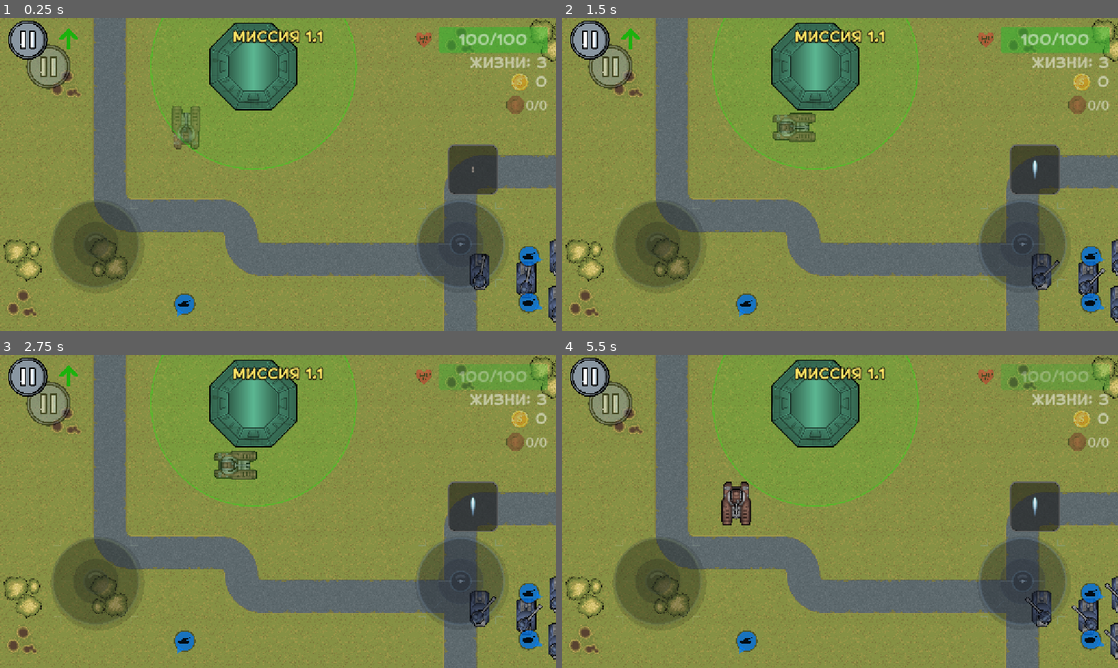
Above: before the commit, frames 1-4 (two rows, left to right).
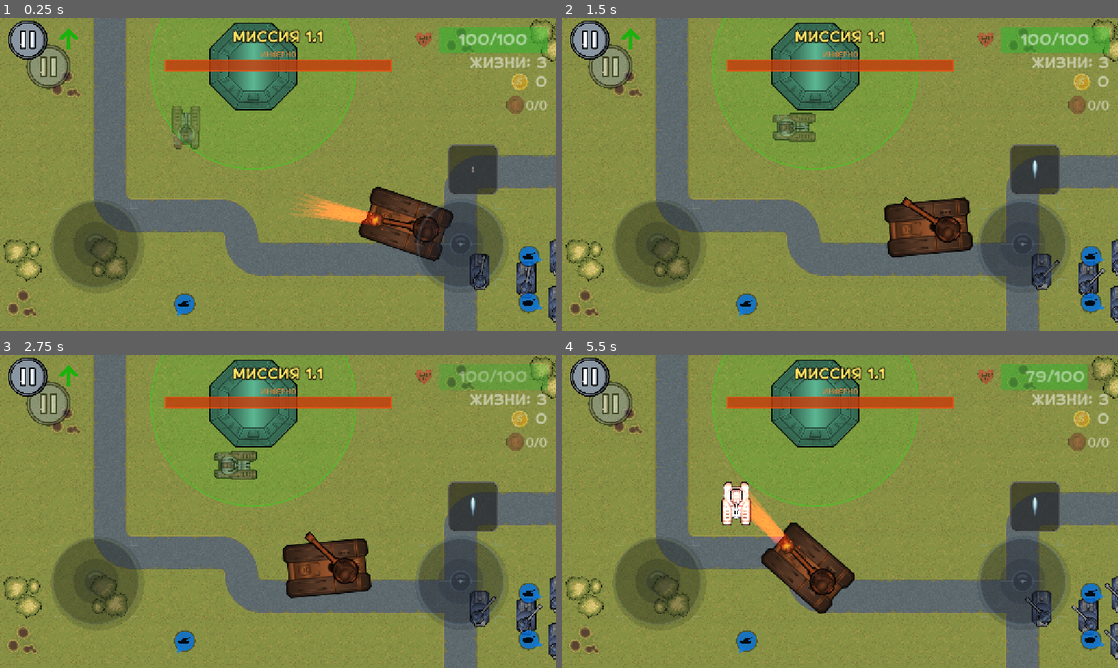
Above: after the commit, the same moments.

Repository: top-it-090304/Selyavi
Game: Godot game, scene res://scenes/Levels/Sandbox.tscn
Same seed, same stepped clock (60 frames per second), same inputs: the game is played once before the commit and once after it. This scene is started directly instead of the project's main scene. Sound files missing from this copy of the repository are replaced by a short silence.
Inputs (mouse positions are in pixels of both pictures, inside the frame that each line leads up to):
- Up to frame 1 (0.25 s): no input
- Up to frame 2 (1.5 s): move the mouse to (962, 158) at 0.52 s; hold D (move_right) 0.53-1.25 s; click (962, 158) at 0.67 s; drag from (728, 190) to (817, 64) at 1.27 s
- Up to frame 3 (2.75 s): move the mouse to (333, 442) at 2.02 s; hold D (move_right) from 2.03 s (still down)
- Up to frame 4 (5.5 s): release D (move_right) at 2.75 s; drag from (812, 574) to (1090, 614) at 2.77 s; move the mouse to (1006, 558) at 3.52 s; hold A (move_left) 3.53-4.25 s; drag from (673, 464) to (1040, 608) at 4.27 s; move the mouse to (867, 511) at 5.02 s; hold S (move_down) from 5.03 s (still down); click (867, 511) at 5.17 s

The runs differ from the first frame. In frame 1, 4.8% of the frame differs, in the area x 29-82%, y 10-78%; in frame 2, 4.2%; in frame 3, 4.2%; in frame 4, 5.8%, in the area x 28-99%, y 2-83%.

Commit message:
added 3 boss inferno

Diff:
--- a/scenes/Levels/Sandbox.tscn
+++ b/scenes/Levels/Sandbox.tscn
@@ -13,6 +13,7 @@
 [ext_resource type="PackedScene" uid="uid://dfpgy8w1vxtx0" path="res://scenes/Tank/Enemy.tscn" id="14_35h5d"]
 [ext_resource type="PackedScene" uid="uid://bjw4bj0fr4c7q" path="res://scenes/Base.tscn" id="15"]
 [ext_resource type="PackedScene" uid="uid://336qfi6ddylt" path="res://scenes/Tank/HUD.tscn" id="21"]
+[ext_resource type="PackedScene" path="res://scenes/Tank/Boss3.tscn" id="22_boss3"]
 
 [sub_resource type="TileSetAtlasSource" id="TileSetAtlasSource_2i15a"]
 texture = ExtResource("2_mssve")
@@ -197,4 +198,7 @@
 position = Vector2(1401, 738)
 enemy_data = ExtResource("13_tgqjj")
 
+[node name="Boss3" parent="." instance=ExtResource("22_boss3")]
+position = Vector2(1200, 600)
+
 [connection signal="pressed" from="PlayerTank/PauseButton/PauseButton" to="." method="_on_TouchScreenButton_pressed"]
--- /dev/null
+++ b/scenes/Tank/Boss3.tscn
@@ -0,0 +1,96 @@
+[gd_scene load_steps=15 format=3]
+
+[ext_resource type="Script" uid="uid://p3nnryebh40f" path="res://scripts/Tank/Boss3.gd" id="1"]
+[ext_resource type="Texture2D" uid="uid://qqtirie38qc3" path="res://assets/future_tanks/PNG/Weapon_Color_D/Gun_02.png" id="2"]
+[ext_resource type="Texture2D" uid="uid://btonbgvhua26t" path="res://assets/future_tanks/PNG/Hulls_Color_D/Hull_08.png" id="3"]
+[ext_resource type="Texture2D" uid="uid://ckbpx037n4exd" path="res://assets/future_tanks/PNG/Effects/Explosion_C.png" id="4"]
+[ext_resource type="Texture2D" uid="uid://cxcea5x72q078" path="res://assets/future_tanks/PNG/Effects/Explosion_B.png" id="5"]
+[ext_resource type="Texture2D" uid="uid://bajuary7lod6k" path="res://assets/future_tanks/PNG/Effects/Explosion_H.png" id="6"]
+[ext_resource type="Texture2D" uid="uid://bybep7qcjpc0d" path="res://assets/future_tanks/PNG/Effects/Explosion_G.png" id="7"]
+[ext_resource type="Texture2D" uid="uid://crvkhkltili1j" path="res://assets/future_tanks/PNG/Effects/Explosion_D.png" id="8"]
+[ext_resource type="Texture2D" uid="uid://cylnqnkimkyi8" path="res://assets/future_tanks/PNG/Effects/Explosion_E.png" id="9"]
+[ext_resource type="Texture2D" uid="uid://baagelqvgpq0e" path="res://assets/future_tanks/PNG/Effects/Explosion_F.png" id="10"]
+[ext_resource type="AudioStream" uid="uid://dwnx2lsl0j4q8" path="res://assets/sounds/tracks_rattle_slow_01.mp3" id="11"]
+
+[sub_resource type="CircleShape2D" id="1"]
+radius = 800.0
+
+[sub_resource type="CapsuleShape2D" id="2"]
+radius = 50.0
+height = 130.0
+
+[sub_resource type="SpriteFrames" id="3"]
+animations = [{
+"frames": [{
+"duration": 1.0,
+"texture": null
+}, {
+"duration": 1.0,
+"texture": ExtResource("5")
+}, {
+"duration": 1.0,
+"texture": ExtResource("4")
+}, {
+"duration": 1.0,
+"texture": ExtResource("8")
+}, {
+"duration": 1.0,
+"texture": ExtResource("9")
+}, {
+"duration": 1.0,
+"texture": ExtResource("10")
+}, {
+"duration": 1.0,
+"texture": ExtResource("7")
+}, {
+"duration": 1.0,
+"texture": ExtResource("6")
+}, {
+"duration": 1.0,
+"texture": null
+}],
+"loop": false,
+"name": &"Fire",
+"speed": 25.0
+}]
+
+[node name="Boss3" type="CharacterBody2D"]
+floor_max_angle = 0.0
+script = ExtResource("1")
+_type_enemy = 5
+
+[node name="DetectionArea" type="Area2D" parent="."]
+
+[node name="CollisionShape2D" type="CollisionShape2D" parent="DetectionArea"]
+shape = SubResource("1")
+
+[node name="CollisionShape2D" type="CollisionShape2D" parent="."]
+shape = SubResource("2")
+
+[node name="BodyTank" type="Sprite2D" parent="."]
+scale = Vector2(0.5, 0.5)
+texture = ExtResource("3")
+
+[node name="Gun" type="Sprite2D" parent="BodyTank"]
+position = Vector2(0, 40)
+texture = ExtResource("2")
+offset = Vector2(0, -40)
+
+[node name="BulletPosition" type="Marker2D" parent="BodyTank/Gun"]
+position = Vector2(0, -130)
+
+[node name="NavigationAgent2D" type="NavigationAgent2D" parent="."]
+target_desired_distance = 22.23
+path_max_distance = 13.0
+
+[node name="RayCast2D" type="RayCast2D" parent="."]
+target_position = Vector2(0, 200)
+
+[node name="ShotAnimation" type="AnimatedSprite2D" parent="."]
+scale = Vector2(0.3, 0.3)
+sprite_frames = SubResource("3")
+animation = &"Fire"
+
+[node name="MovingSound" type="AudioStreamPlayer" parent="."]
+stream = ExtResource("11")
+volume_db = -20.0
--- a/scripts/AudioManager.gd
+++ b/scripts/AudioManager.gd
@@ -91,3 +91,14 @@
 
 	sfx_player.play()
 	sfx_player.finished.connect(sfx_player.queue_free)
+
+
+func play_flamethrower_sound(_pos: Vector2 = Vector2.ZERO):
+	var sfx_player := AudioStreamPlayer.new()
+	add_child(sfx_player)
+	sfx_player.bus = "SFX"
+	sfx_player.stream = sfx_light
+	sfx_player.volume_db = -10.0
+	sfx_player.pitch_scale = 0.32
+	sfx_player.play()
+	sfx_player.finished.connect(sfx_player.queue_free)
--- /dev/null
+++ b/scripts/Tank/Boss3.gd
@@ -0,0 +1,408 @@
+extends Enemy
+
+const PHASE2_HP_RATIO: float = 0.5
+
+var _phase2: bool = false
+
+var _flame_burst_left: float = 0.0
+var _flame_tick_accum: float = 0.0
+
+var _hp_bar: ProgressBar
+var _hp_bar_label: Label
+var _flame_particles: CPUParticles2D
+var _flame_beams: Array[Line2D] = []
+const MAX_FLAME_BEAM_LINES: int = 7
+
+var _flame_range: float = 260.0
+var _flame_spread_deg: float = 16.0
+var _flame_ray_count: int = 5
+var _body_idle_modulate: Color = Color(1.0, 0.55, 0.28, 1.0)
+
+var _phase2_pulse_tween: Tween
+var _gun_home_local: Vector2 = Vector2.ZERO
+
+
+func _ready():
+	_type_enemy = TypeEnemy.BOSS
+	super._ready()
+
+	_patrol_speed = int(_patrol_speed * 1.35 + 25)
+	_chase_speed = int(_chase_speed * 1.45 + 35)
+	_notice_range = 920.0
+	_attack_range = 320.0
+	_fire_rate = 1.22
+
+	if _body:
+		_body.texture = load("res://assets/future_tanks/PNG/Hulls_Color_D/Hull_06.png")
+		_body.self_modulate = _body_idle_modulate
+	if _gun:
+		_gun.texture = load("res://assets/future_tanks/PNG/Weapon_Color_D/Gun_05.png")
+		_gun.self_modulate = Color(1.0, 0.45, 0.2, 1.0)
+		_gun_home_local = _gun.position
+
+	_setup_flame_particles()
+	_setup_flame_beams()
+	_setup_flame_muzzle_animation()
+	_setup_hp_bar()
+	_flame_fx_idle()
+
+
+func _burst_duration() -> float:
+	return 0.85 if not _phase2 else 1.15
+
+
+func _flame_tick_period() -> float:
+	return 0.09 if not _phase2 else 0.065
+
+
+func _flame_damage_tick() -> int:
+	var mult: float = 0.22 if not _phase2 else 0.32
+	return maxi(1, int(round(_damage * mult)))
+
+
+func _setup_flame_particles():
+	_flame_particles = CPUParticles2D.new()
+	_flame_particles.emitting = false
+	_flame_particles.amount = 140
+	_flame_particles.lifetime = 0.95
+	_flame_particles.explosiveness = 0.06
+	_flame_particles.randomness = 0.5
+	_flame_particles.local_coords = true
+	_flame_particles.emission_shape = CPUParticles2D.EMISSION_SHAPE_SPHERE
+	_flame_particles.emission_sphere_radius = 18.0
+	_flame_particles.direction = Vector2(0, -1)
+	_flame_particles.spread = 42.0
+	_flame_particles.initial_velocity_min = 220.0
+	_flame_particles.initial_velocity_max = 420.0
+	_flame_particles.gravity = Vector2(0, -8)
+	_flame_particles.scale_amount_min = 0.4
+	_flame_particles.scale_amount_max = 1.15
+	_flame_particles.color = Color(1.0, 0.48, 0.08, 0.92)
+	if _bullet_position:
+		_bullet_position.add_child(_flame_particles)
+		_flame_particles.position = Vector2.ZERO
+
+
+func _setup_flame_beams():
+	if _bullet_position == null:
+		return
+	for i in MAX_FLAME_BEAM_LINES:
+		var ln := Line2D.new()
+		ln.visible = false
+		ln.z_index = 2
+		ln.default_color = Color(1, 1, 1, 1)
+		var wc := Curve.new()
+		wc.add_point(Vector2(0.0, 1.0))
+		wc.add_point(Vector2(1.0, 0.06))
+		ln.width_curve = wc
+		ln.width = 40.0
+		var grad := Gradient.new()
+		grad.add_point(0.0, Color(1.0, 0.92, 0.42, 0.92))
+		grad.add_point(0.35, Color(1.0, 0.55, 0.08, 0.75))
+		grad.add_point(1.0, Color(1.0, 0.12, 0.0, 0.0))
+		ln.gradient = grad
+		var mat := CanvasItemMaterial.new()
+		mat.blend_mode = CanvasItemMaterial.BLEND_MODE_ADD
+		ln.material = mat
+		_bullet_position.add_child(ln)
+		_flame_beams.append(ln)
+
+
+func _update_flame_beam_lines():
+	if _bullet_position == null or _flame_beams.is_empty():
+		return
+	if _flame_burst_left <= 0.0:
+		for ln in _flame_beams:
+			ln.visible = false
+		return
+	var n: int = mini(_flame_beams.size(), _flame_ray_count)
+	var spread: float = deg_to_rad(_flame_spread_deg)
+	for i in range(_flame_beams.size()):
+		var ln: Line2D = _flame_beams[i]
+		if i >= n:
+			ln.visible = false
+			continue
+		ln.visible = true
+		var off := 0.0
+		if n > 1:
+			off = lerpf(-spread * 0.5, spread * 0.5, float(i) / float(n - 1))
+		var tip := Vector2(0, -_flame_range).rotated(off)
+		ln.clear_points()
+		ln.add_point(Vector2.ZERO)
+		ln.add_point(tip)
+		var center := float(n - 1) * 0.5
+		ln.width = clampf(46.0 - abs(float(i) - center) * 7.0, 16.0, 50.0)
+
+
+func _setup_flame_muzzle_animation():
+	if _shot_flash == null:
+		return
+	var sf = _shot_flash.sprite_frames
+	if sf == null:
+		return
+	if sf.has_animation("Flame"):
+		return
+	sf.add_animation("Flame")
+	var paths = [
+		"res://assets/future_tanks/PNG/Effects/Explosion_B.png",
+		"res://assets/future_tanks/PNG/Effects/Explosion_C.png",
+		"res://assets/future_tanks/PNG/Effects/Explosion_D.png",
+		"res://assets/future_tanks/PNG/Effects/Explosion_E.png",
+	]
+	for p in paths:
+		var tex = load(p) as Texture2D
+		if tex:
+			sf.add_frame("Flame", tex, 0.07)
+	sf.set_animation_loop("Flame", true)
+	sf.set_animation_speed("Flame", 16.0)
+
+
+func _flame_fx_idle():
+	for ln in _flame_beams:
+		ln.visible = false
+	if _flame_particles:
+		_flame_particles.emitting = false
+	if _shot_flash:
+		_shot_flash.stop()
+		_shot_flash.visible = false
+
+
+func _flame_fx_attacking():
+	_update_flame_beam_lines()
+	if _flame_particles:
+		_flame_particles.emitting = true
+	if _shot_flash:
+		_shot_flash.visible = true
+		if _shot_flash.sprite_frames and _shot_flash.sprite_frames.has_animation("Flame"):
+			_shot_flash.play("Flame")
+		elif _shot_flash.sprite_frames:
+			_shot_flash.play("Fire")
+
+
+func _setup_hp_bar():
+	var canvas := CanvasLayer.new()
+	add_child(canvas)
+
+	_hp_bar = ProgressBar.new()
+	_hp_bar.max_value = _max_hp
+	_hp_bar.value = _hp
+	_hp_bar.show_percentage = false
+	_hp_bar.custom_minimum_size = Vector2(520, 26)
+	_hp_bar.anchor_left = 0.5
+	_hp_bar.anchor_right = 0.5
+	_hp_bar.anchor_top = 1.0
+	_hp_bar.anchor_bottom = 0.1
+	_hp_bar.offset_left = -260.0
+	_hp_bar.offset_right = 260.0
+	_hp_bar.offset_top = 22.0
+	_hp_bar.offset_bottom = 50.0
+
+	var bg := StyleBoxFlat.new()
+	bg.bg_color = Color(0.07, 0.04, 0.02, 0.45)
+	bg.set_border_width_all(2)
+	bg.border_color = Color(0.9, 0.35, 0.08, 0.55)
+	_hp_bar.add_theme_stylebox_override("background", bg)
+	_set_bar_fill_color(Color(0.95, 0.28, 0.05, 0.65))
+	canvas.add_child(_hp_bar)
+
+	_hp_bar_label = Label.new()
+	_hp_bar_label.text = "\u0418\u041d\u0424\u0415\u0420\u041d\u041e"
+	_hp_bar_label.horizontal_alignment = HORIZONTAL_ALIGNMENT_CENTER
+	_hp_bar_label.add_theme_color_override("font_color", Color(1.0, 0.55, 0.2, 0.85))
+	_hp_bar_label.custom_minimum_size = Vector2(520, 20)
+	_hp_bar_label.anchor_left = 0.5
+	_hp_bar_label.anchor_right = 0.5
+	_hp_bar_label.anchor_top = 1.0
+	_hp_bar_label.anchor_bottom = 0.1
+	_hp_bar_label.offset_left = -260.0
+	_hp_bar_label.offset_right = 260.0
+	_hp_bar_label.offset_top = 0.0
+	_hp_bar_label.offset_bottom = 22.0
+	canvas.add_child(_hp_bar_label)
+
+
+func _set_bar_fill_color(color: Color):
+	var fill := StyleBoxFlat.new()
+	fill.bg_color = color
+	if _hp_bar:
+		_hp_bar.add_theme_stylebox_override("fill", fill)
+
+
+func take_damage(damage: int):
+	if _is_invulnerable:
+		return
+	super.take_damage(damage)
+	if _hp_bar:
+		_hp_bar.value = _hp
+	if not _phase2 and float(_hp) / float(_max_hp) <= PHASE2_HP_RATIO:
+		_enter_phase2()
+
+
+func _play_body_hit_flash():
+	if _body == null:
+		return
+	if _hit_flash_tween != null and _hit_flash_tween.is_running():
+		_hit_flash_tween.kill()
+	var base_col := _body_idle_modulate
+	_hit_flash_tween = create_tween()
+	_hit_flash_tween.tween_property(_body, "self_modulate", Color(4.2, 3.8, 2.5, 1.0), 0.05)
+	_hit_flash_tween.tween_property(_body, "self_modulate", base_col, 0.08)
+
+
+func _enter_phase2():
+	if _phase2:
+		return
+	_phase2 = true
+	_is_invulnerable = true
+
+	if _hp_bar_label:
+		_hp_bar_label.text = "\u0418\u041d\u0424\u0415\u0420\u041d\u041e \u2014 \u0424\u0410\u0417\u0410 2"
+		_hp_bar_label.add_theme_color_override("font_color", Color(1.0, 0.72, 0.18, 0.95))
+	_set_bar_fill_color(Color(1.0, 0.38, 0.06, 0.78))
+
+	if _body:
+		var tw := create_tween()
+		tw.tween_property(_body, "self_modulate", Color(1.5, 0.32, 0.08, 1.0), 0.45)
+
+	await get_tree().create_timer(0.85).timeout
+	if not is_instance_valid(self) or is_queued_for_deletion():
+		return
+
+	_apply_phase2_stats()
+	_is_invulnerable = false
+	_start_phase2_pulse()
+
+
+func _apply_phase2_stats():
+	_fire_rate *= 0.68
+	_flame_range = 320.0
+	_flame_spread_deg = 24.0
+	_flame_ray_count = 7
+	_damage = int(round(_damage * 1.2))
+	_patrol_speed = int(_patrol_speed * 1.12)
+	_chase_speed = int(_chase_speed * 1.12)
+	_attack_range = 365.0
+	_body_idle_modulate = Color(1.0, 0.35, 0.12, 1.0)
+	if _body:
+		_body.self_modulate = _body_idle_modulate
+
+
+func _start_phase2_pulse():
+	if _body == null:
+		return
+	if _phase2_pulse_tween != null and _phase2_pulse_tween.is_running():
+		_phase2_pulse_tween.kill()
+	_phase2_pulse_tween = create_tween().set_loops()
+	_phase2_pulse_tween.tween_property(_body, "self_modulate", Color(1.55, 0.22, 0.06, 1.0), 0.26)
+	_phase2_pulse_tween.tween_property(_body, "self_modulate", _body_idle_modulate, 0.26)
+
+
+func _move_enemy(delta: float):
+	_speed_limit_mult = 1.0
+	var current_speed = _chase_speed if (_current_state == State.CHASE or _type_enemy == TypeEnemy.SCOUT) else _patrol_speed
+	if _nav2d == null or _type_enemy == TypeEnemy.STATIONARY or _type_enemy == TypeEnemy.ARTILLERY or current_speed <= 0:
+		velocity = velocity.move_toward(Vector2.ZERO, delta * 600.0)
+		return
+	var target = _get_current_target()
+	var nav_dir = Vector2.ZERO
+	if not _nav2d.is_navigation_finished():
+		nav_dir = (_nav2d.get_next_path_position() - global_position).normalized()
+	if nav_dir.length_squared() < 0.0001 and is_instance_valid(target) and target is Node2D:
+		var to_tgt = (target as Node2D).global_position - global_position
+		if to_tgt.length_squared() > 25.0:
+			nav_dir = to_tgt.normalized()
+	if (Engine.get_physics_frames() + _logic_frame_offset) % 2 == 0:
+		_cached_avoidance = _compute_ally_avoidance(nav_dir)
+	_smoothed_avoidance = _smoothed_avoidance.lerp(_cached_avoidance, delta * 12.0)
+	var in_attack_range = false
+	if is_instance_valid(target):
+		var dist = global_position.distance_to(target.global_position)
+		if dist <= _attack_range and _target_in_sight and _roll_out_timer <= 0:
+			in_attack_range = true
+	var final_dir = _smoothed_avoidance * 0.3 if in_attack_range else (nav_dir + _smoothed_avoidance * (1.2 if _type_enemy == TypeEnemy.BOSS else 0.7)).normalized()
+	velocity = velocity.lerp(final_dir * current_speed * _speed_limit_mult, delta * 9.0)
+	if velocity.length() > 15.0:
+		rotation = lerp_angle(rotation, velocity.angle() + PI / 2, delta * 6.0)
+
+
+func _physics_process(delta: float):
+	super._physics_process(delta)
+	var period := _flame_tick_period()
+	if _flame_burst_left > 0.0:
+		_flame_burst_left -= delta
+		_flame_tick_accum += delta
+		while _flame_tick_accum >= period:
+			_flame_tick_accum -= period
+			_do_flame_damage_tick()
+		if _gun:
+			_gun.position = _gun_home_local + Vector2(randf_range(-3.0, 3.0), randf_range(-5.0, 2.0))
+		_update_flame_beam_lines()
+	if _flame_burst_left <= 0.0:
+		if _gun:
+			_gun.position = _gun_home_local
+		_flame_fx_idle()
+
+
+func _fire_at_pos(_pos: Vector2):
+	if _shoot_timer.time_left > 0.0 or _flame_burst_left > 0.0:
+		return
+	if AudioManager:
+		AudioManager.play_flamethrower_sound(global_position)
+
+	_flame_burst_left = _burst_duration()
+	_flame_tick_accum = _flame_tick_period()
+	_flame_fx_attacking()
+
+	_shoot_timer.start(_burst_duration() + _fire_rate)
+
+
+func _do_flame_damage_tick():
+	if _bullet_position == null:
+		return
+	var tgt = _get_current_target()
+	if not is_instance_valid(tgt) or not (tgt is Node2D):
+		return
+
+	var origin := _bullet_position.global_position
+	var target_pt: Vector2 = (tgt as Node2D).global_position
+	var base_ang: float = (target_pt - origin).angle()
+	var dmg := _flame_damage_tick()
+	var space := get_world_2d().direct_space_state
+	var exclude: Array[RID] = [get_rid()]
+	var count := _flame_ray_count
+	var spread := deg_to_rad(_flame_spread_deg)
+	var damaged_ids: Dictionary = {}
+
+	for i in range(count):
+		var off := 0.0
+		if count > 1:
+			off = lerpf(-spread * 0.5, spread * 0.5, float(i) / float(count - 1))
+		var ang := base_ang + off
+		var dir := Vector2.from_angle(ang)
+		var to := origin + dir * _flame_range
+		var q := PhysicsRayQueryParameters2D.create(origin, to)
+		q.exclude = exclude
+		q.collision_mask = 3
+		q.collide_with_areas = true
+		q.collide_with_bodies = true
+		var hit: Dictionary = space.intersect_ray(q)
+		if hit.is_empty():
+			continue
+		var col: Variant = hit.get("collider")
+		if col == null or not (col is Node):
+			continue
+		var nid = (col as Node).get_instance_id()
+		if damaged_ids.has(nid):
+			continue
+		damaged_ids[nid] = true
+		if col is Player:
+			(col as Player).take_damage(dmg)
+		elif col is Base:
+			(col as Base).take_damage(dmg)
+
+
+func _destroy():
+	if _phase2_pulse_tween != null and _phase2_pulse_tween.is_running():
+		_phase2_pulse_tween.kill()
+	_flame_fx_idle()
+	super._destroy()
Not shown: 1 places in scenes/Levels/Level_1.tscn that only renumber resources
Not shown: 1 places in scenes/Levels/Sandbox.tscn that only renumber resources
Not shown, added: scripts/Tank/Boss3.gd.uid
